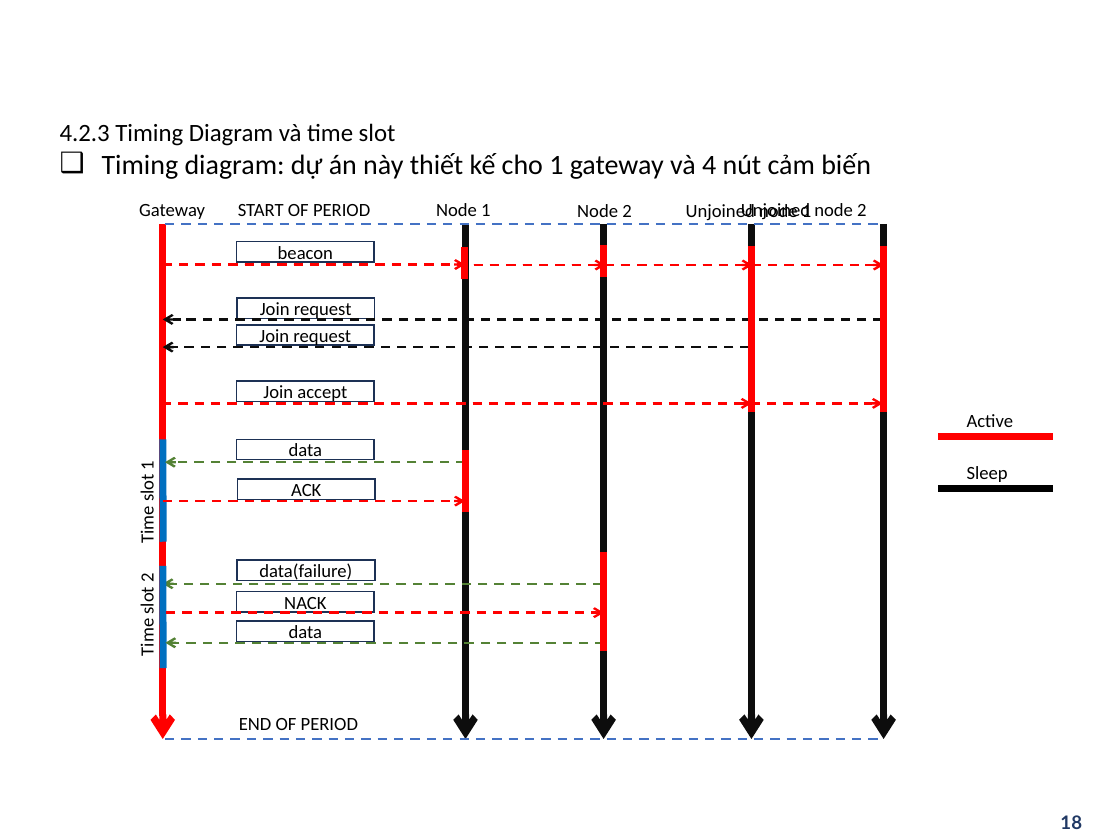
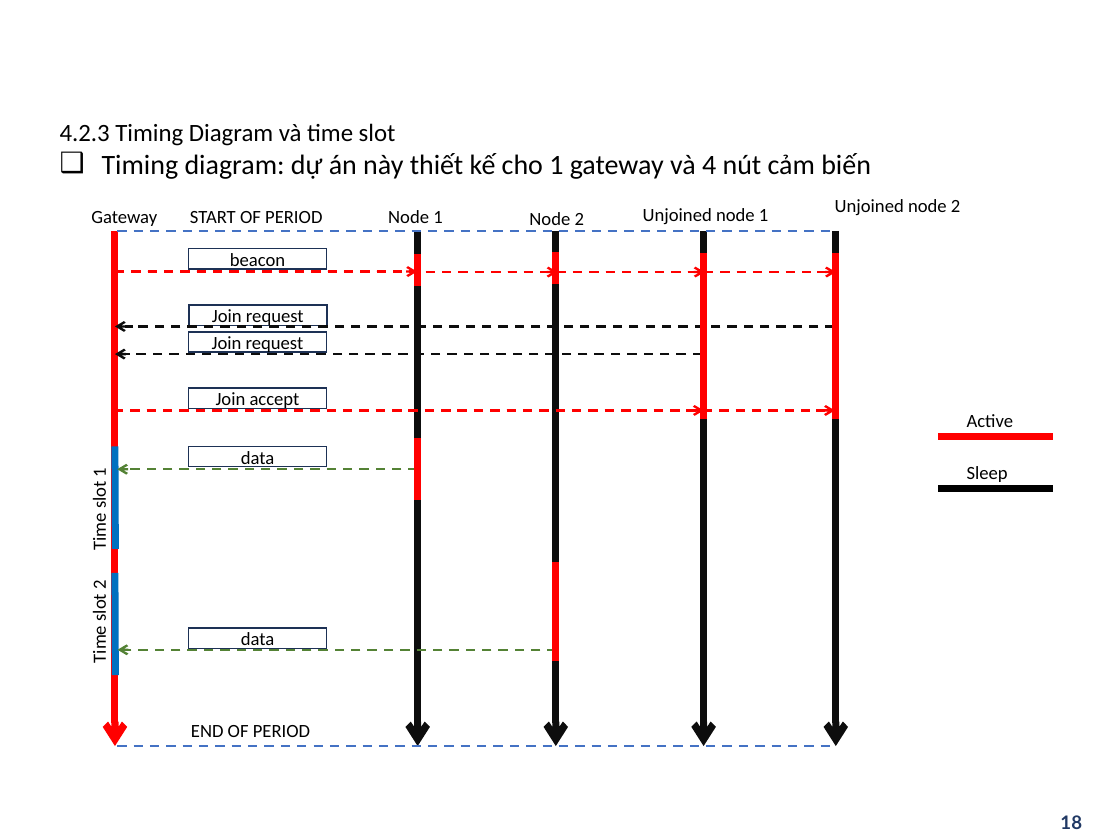
Before and after one commit to NQAnh2425/SmartGarden, a slide deck: slide 18 of smart_garden_report/LoRa_SX1278_guide.pptx. Drawn at 1120x840 pixels with LibreOffice and Linux fonts; fonts in the diff are those of the drawing; background and template pictures are left out. Boxes give left, top, right and bottom in pixels: in the first picture for what was removed or moved away, otherwise in the second. Text is boxed around its words. In the diff, an @@ line names an element or a change of style, - is before the commit and + after.

```diff
--- a/smart_garden_report/LoRa_SX1278_guide.pptx
+++ b/smart_garden_report/LoRa_SX1278_guide.pptx
@@ text "Unjoined node 1": place and size @@
-text "Unjoined node 1" at (686,203,811,220)
+text "Unjoined node 1" at (643,208,768,224)
@@ text "Unjoined node 2": place and size @@
-text "Unjoined node 2" at (741,203,866,219)
+text "Unjoined node 2" at (835,199,960,215)
@@ 8 arrows, 6 lines, 1 text: place and size @@
-8 arrows, 6 lines, 1 text at (162,204,884,739)
+8 arrows, 6 lines, 1 text at (114,212,836,746)
@@ 11 lines, 7 arrows, 6 texts, 3 rectangles: place and size @@
-11 lines, 7 arrows, 6 texts, 3 rectangles at (136,203,883,739)
+11 lines, 7 arrows, 6 texts, 3 rectangles at (88,210,834,746)
@@ rectangle "Join request": place and size @@
-rectangle "Join request" at (237,298,375,318)
+rectangle "Join request" at (189,306,327,326)
@@ 2 rectangles, 1 line: place and size @@
-2 rectangles, 1 line at (162,381,374,542)
+2 rectangles, 1 line at (115,389,327,549)
@@ line moved from (465, 512) - (465, 450) to (417, 501) - (417, 438) @@
@@ line moved from (604, 651) - (604, 552) to (556, 661) - (556, 562) @@
@@ group removed at (162,479,604,613): 3 rectangles, 3 lines, 3 arrows @@
-ACK
-NACK
-data(failure)
```
Also in this commit, not shown: 14 other slides changed, 2 slides added, 1 slide removed.
